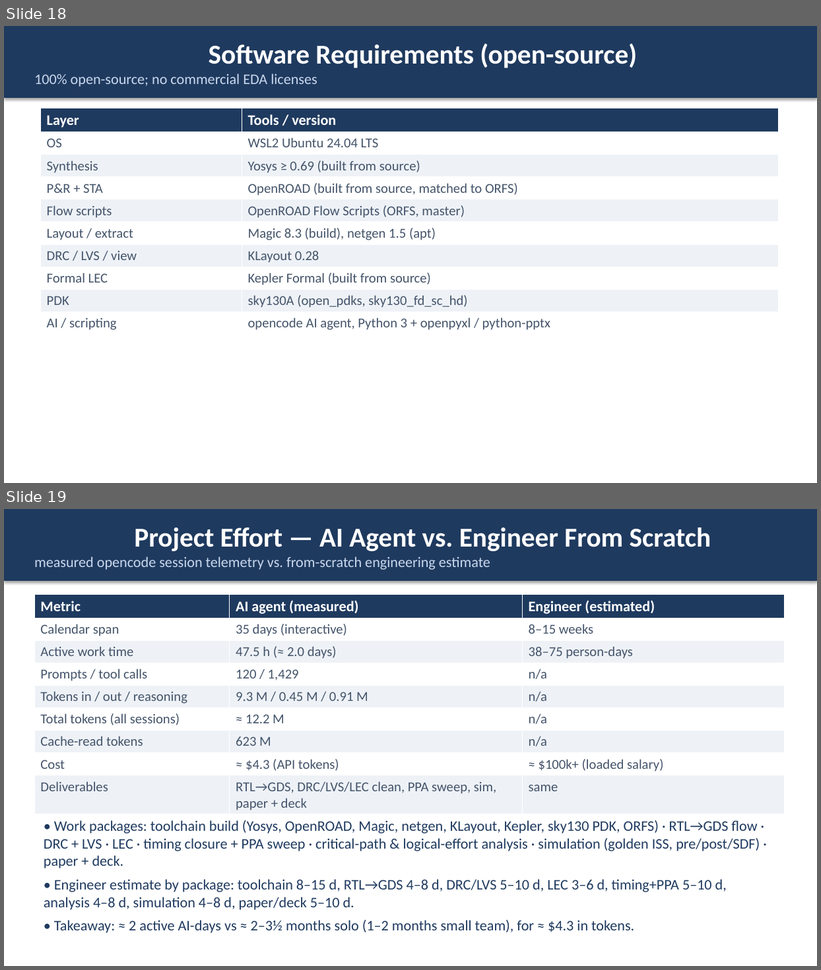
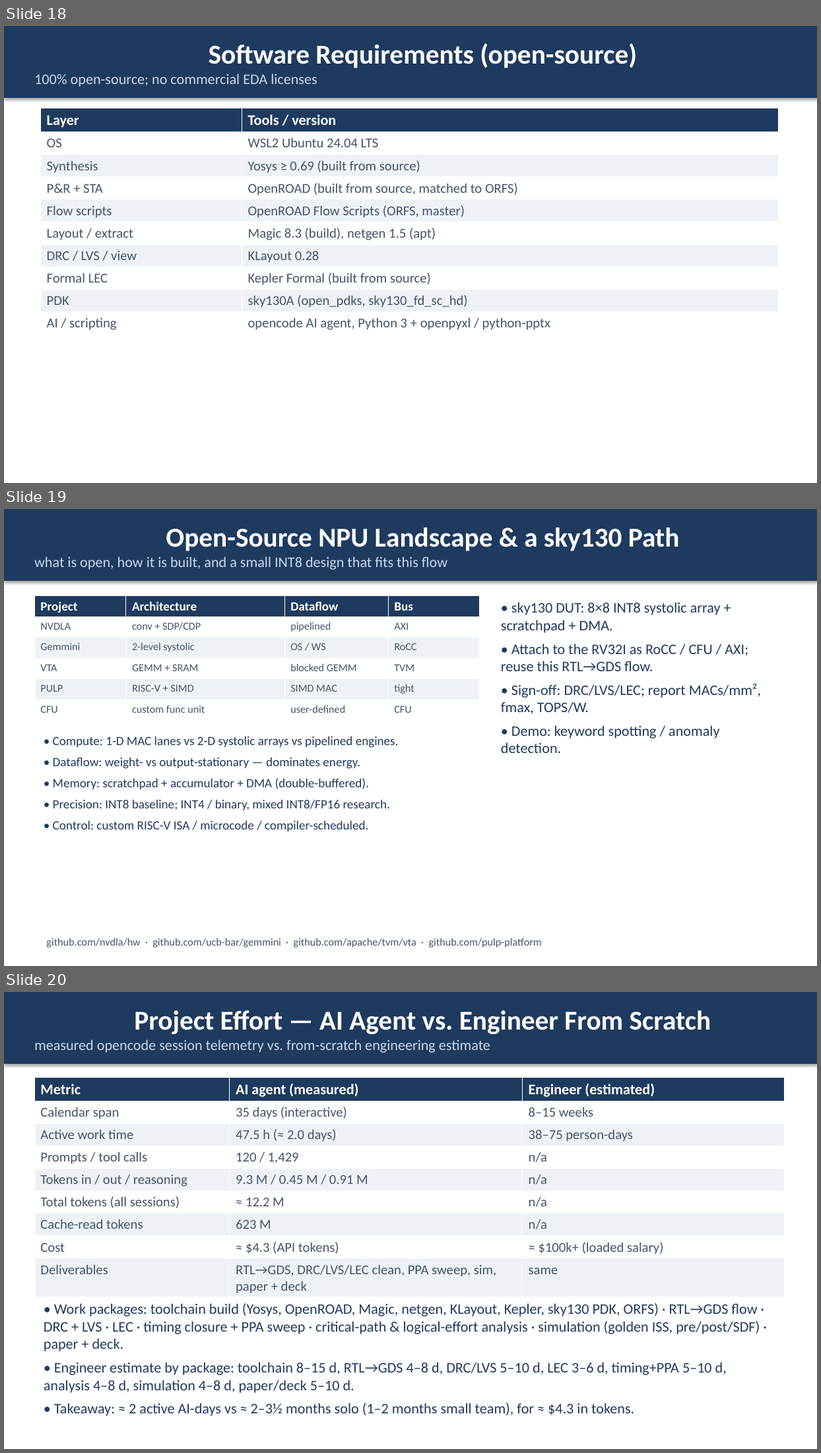
Before and after one commit to wuhannus/lunarch, a slide deck: flow/LUNARCH_AI_Driven_Chip_Design.pptx. Shown one above the other, each under a label of ours: slides 18 and 19 before the commit, slides 18, 19 and 20 after it. The pictures are 821x970 and 821x1453 pixels, drawn with LibreOffice and Linux fonts; fonts in the diff are those of the drawing. Boxes give left, top, right and bottom in pixels: in the first picture for what was removed or moved away, otherwise in the second. Text is boxed around its words. In the diff, an @@ line names an element or a change of style, - is before the commit and + after.

Commit message:
Docs: open-source NPU survey; deck: add 'Open-Source NPU Landscape & a sky130 Path' slide

```diff
--- a/flow/LUNARCH_AI_Driven_Chip_Design.pptx
+++ b/flow/LUNARCH_AI_Driven_Chip_Design.pptx
@@ slide 19 added at <box>4,509,817,966</box>, background #FFFFFF @@
@@ rectangle added at <box>4,509,817,581</box>, fill #1F3A5F, 17.2 pt, text #C9D8EE @@
+Open-Source NPU Landscape & a sky130 Path
+what is open, how it is built, and a small INT8 design that fits this flow
@@ table added at <box>34,595,480,720</box>, 6 rows, 4 columns @@
+Project | Architecture | Dataflow | Bus
+NVDLA | conv + SDP/CDP | pipelined | AXI
+Gemmini | 2-level systolic | OS / WS | RoCC
+VTA | GEMM + SRAM | blocked GEMM | TVM
+PULP | RISC-V + SIMD | SIMD MAC | tight
+CFU | custom func unit | user-defined | CFU
@@ text added at <box>501,602,761,753</box>, 17.2 pt, text #1F3A5F @@
+• sky130 DUT: 8×8 INT8 systolic array + scratchpad + DMA.
+• Attach to the RV32I as RoCC / CFU / AXI; reuse this RTL→GDS flow.
+• Sign-off: DRC/LVS/LEC; report MACs/mm², fmax, TOPS/W.
+• Demo: keyword spotting / anomaly detection.
@@ text added at <box>53,736,399,832</box>, 14.9 pt, text #1F3A5F @@
+• Compute: 1-D MAC lanes vs 2-D systolic arrays vs pipelined engines.
+• Dataflow: weight- vs output-stationary — dominates energy.
+• Memory: scratchpad + accumulator + DMA (double-buffered).
+• Precision: INT8 baseline; INT4 / binary, mixed INT8/FP16 research.
+• Control: custom RISC-V ISA / microcode / compiler-scheduled.
@@ text added at <box>46,938,542,948</box>, 12.6 pt, text #44546A @@
+github.com/nvdla/hw · github.com/ucb-bar/gemmini · github.com/apache/tvm/vta · github.com/pulp-platform
@@ what was slide 19 is now slide 20 @@
```
Also in this commit, not shown: 1 slide changed, 2 other files.
